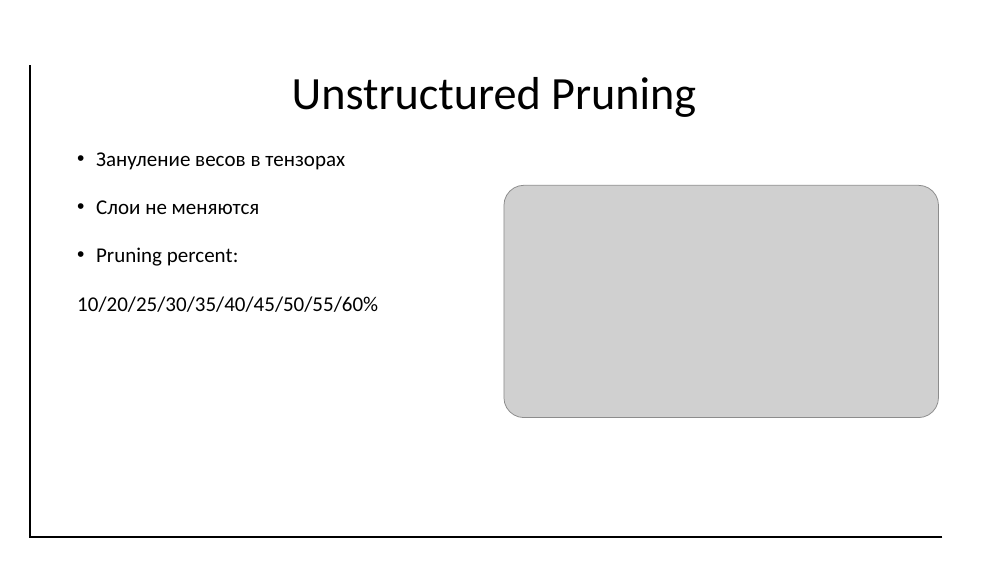
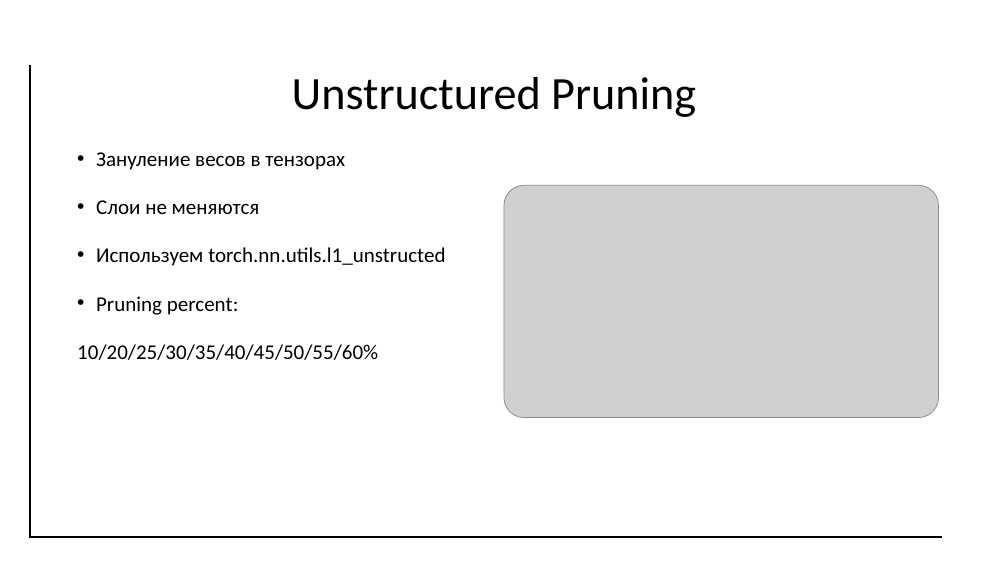
Before and after one commit to Tyumentseva/Unet-Inference-Acceleration-Project, a slide deck: slide 19 of unet_inference_240426.pptx. Drawn at 1008x567 pixels with LibreOffice and Linux fonts; fonts in the diff are those of the drawing; grey boxes stand for pictures; background and template pictures are left out. Boxes give left, top, right and bottom in pixels: in the first picture for what was removed or moved away, otherwise in the second. Text is boxed around its words. In the diff, an @@ line names an element or a change of style, - is before the commit and + after.

```diff
--- a/unet_inference_240426.pptx
+++ b/unet_inference_240426.pptx
@@ text at bbox=[96, 247, 445, 266]: paragraph added @@
+• Используем torch.nn.utils.l1_unstructed
```
Also in this commit, not shown: 11 other slides changed, 6 other files.
